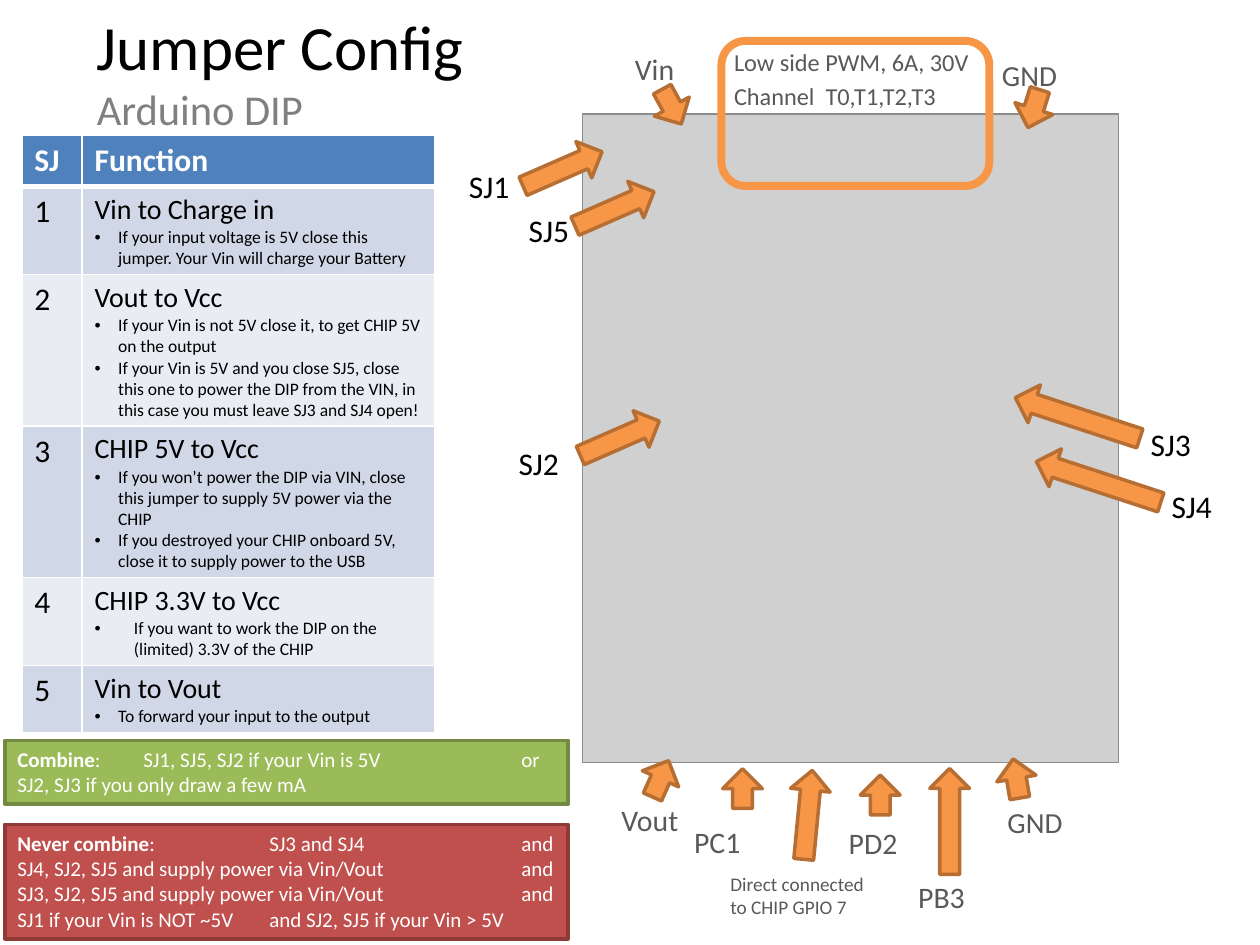
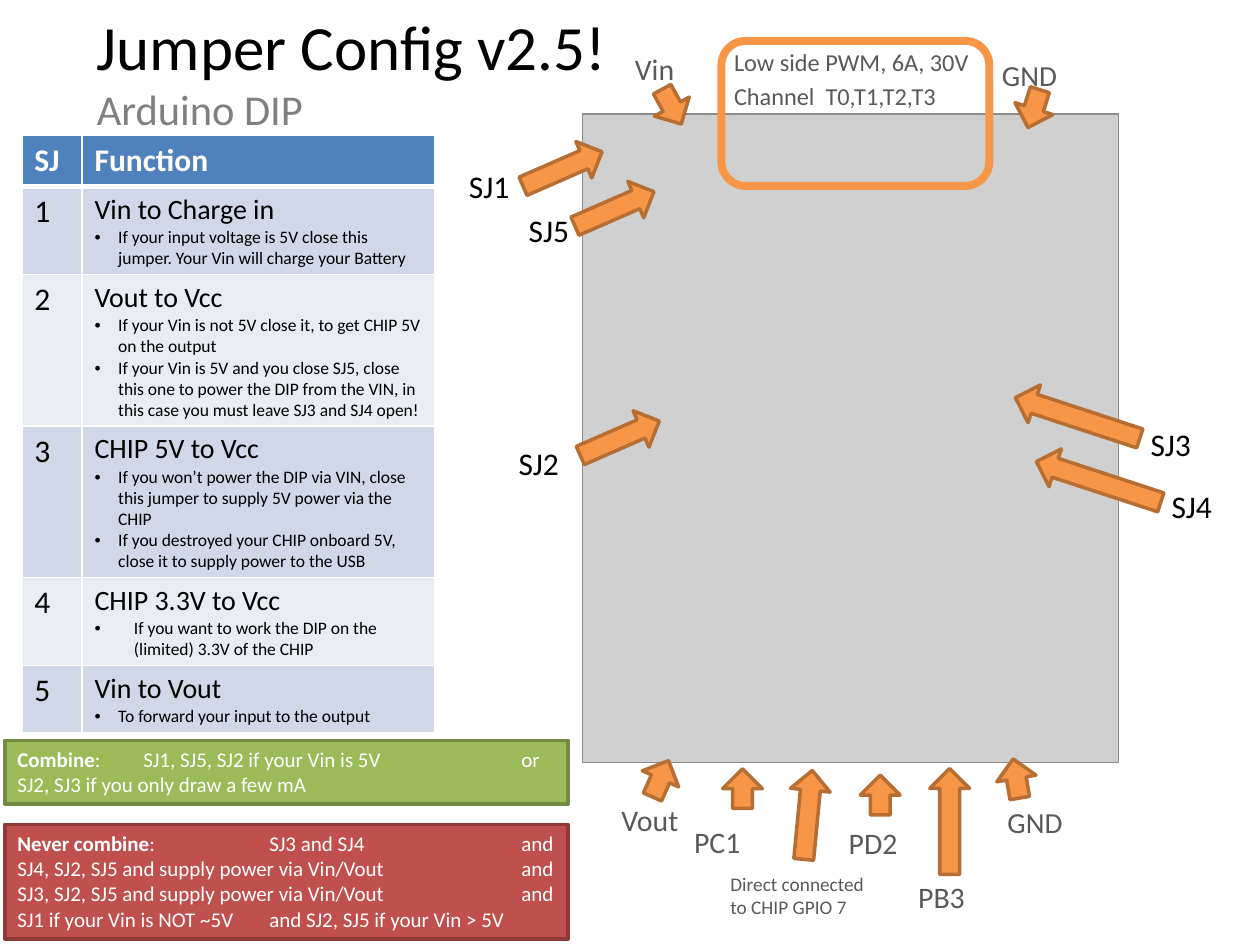
Before and after one commit to KoljaWindeler/CHIP_SALSA, a slide deck: slide 2 of docs/hdd.pptx. Drawn at 1260x945 pixels with LibreOffice and Linux fonts; fonts in the diff are those of the drawing; grey boxes stand for pictures. Boxes give left, top, right and bottom in pixels: in the first picture for what was removed or moved away, otherwise in the second. Text is boxed around its words. In the diff, an @@ line names an element or a change of style, - is before the commit and + after.

```diff
--- a/docs/hdd.pptx
+++ b/docs/hdd.pptx
@@ title at <box>97,26,607,125</box>: text changed @@
-Jumper Config
-Arduino DIP
+Jumper Config v2.5!
+Arduino DIP
```
Also in this commit, not shown: 1 other slide changed, 1 other file.
